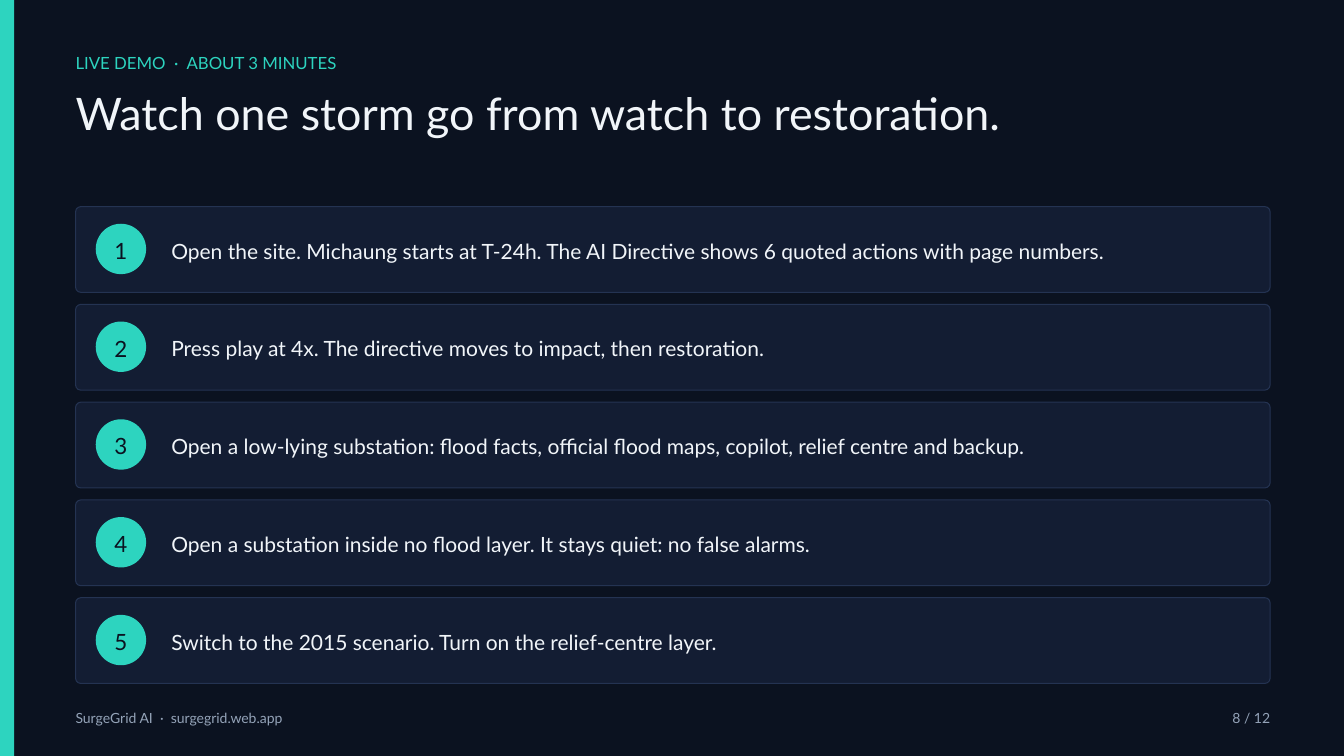
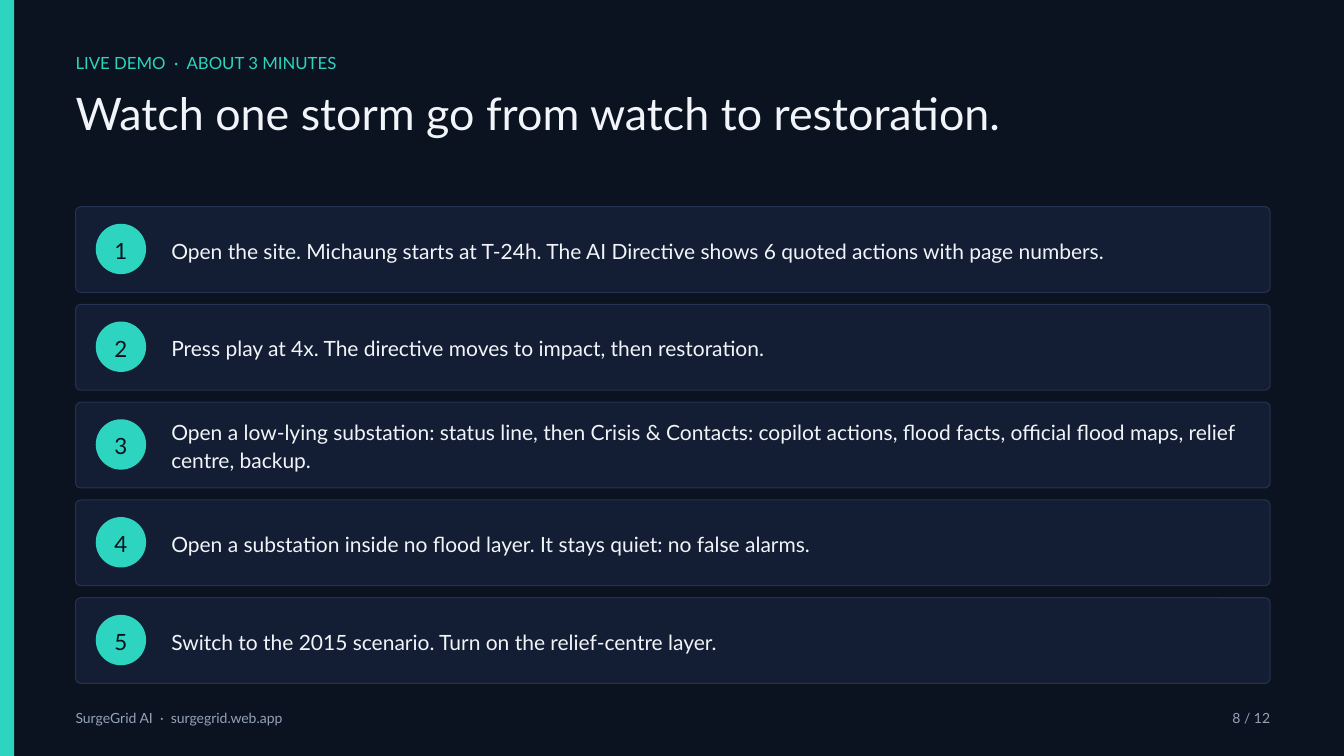
Before and after one commit to rsiva2294/surgegrid-ai, a slide deck: slide 8 of docs/SurgeGrid_AI_Deck.pptx. Drawn at 1344x756 pixels with LibreOffice and Linux fonts; fonts in the diff are those of the drawing. Boxes give left, top, right and bottom in pixels: in the first picture for what was removed or moved away, otherwise in the second. Text is boxed around its words. In the diff, an @@ line names an element or a change of style, - is before the commit and + after.

```diff
--- a/docs/SurgeGrid_AI_Deck.pptx
+++ b/docs/SurgeGrid_AI_Deck.pptx
@@ text at (171,424,1236,472): text changed @@
-Open a low-lying substation: flood facts, official flood maps, copilot, relief centre and backup.
+Open a low-lying substation: status line, then Crisis & Contacts: copilot actions, flood facts, official flood maps, relief centre, backup.
```
Also in this commit, not shown: 9 other files.
